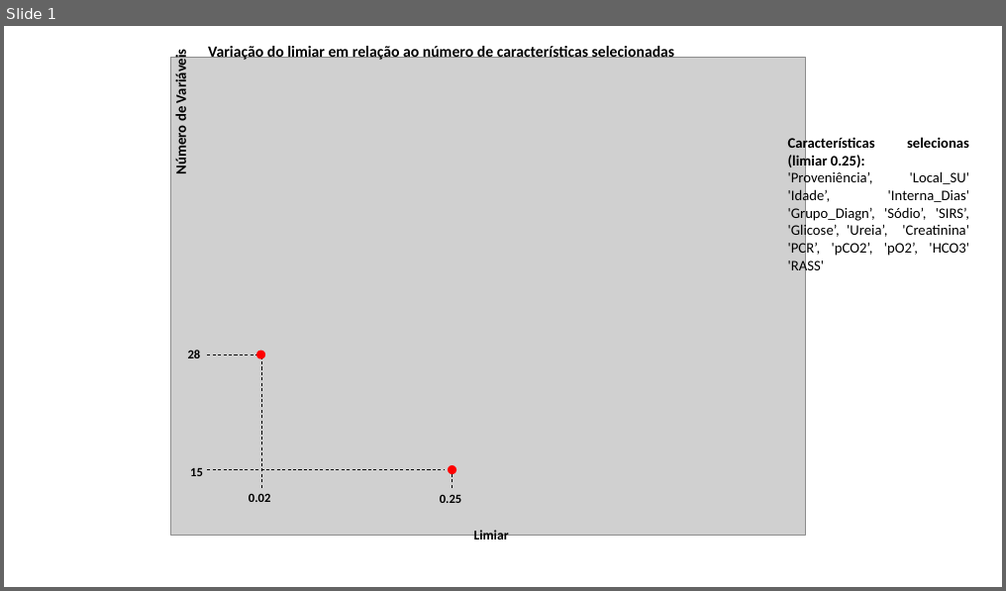
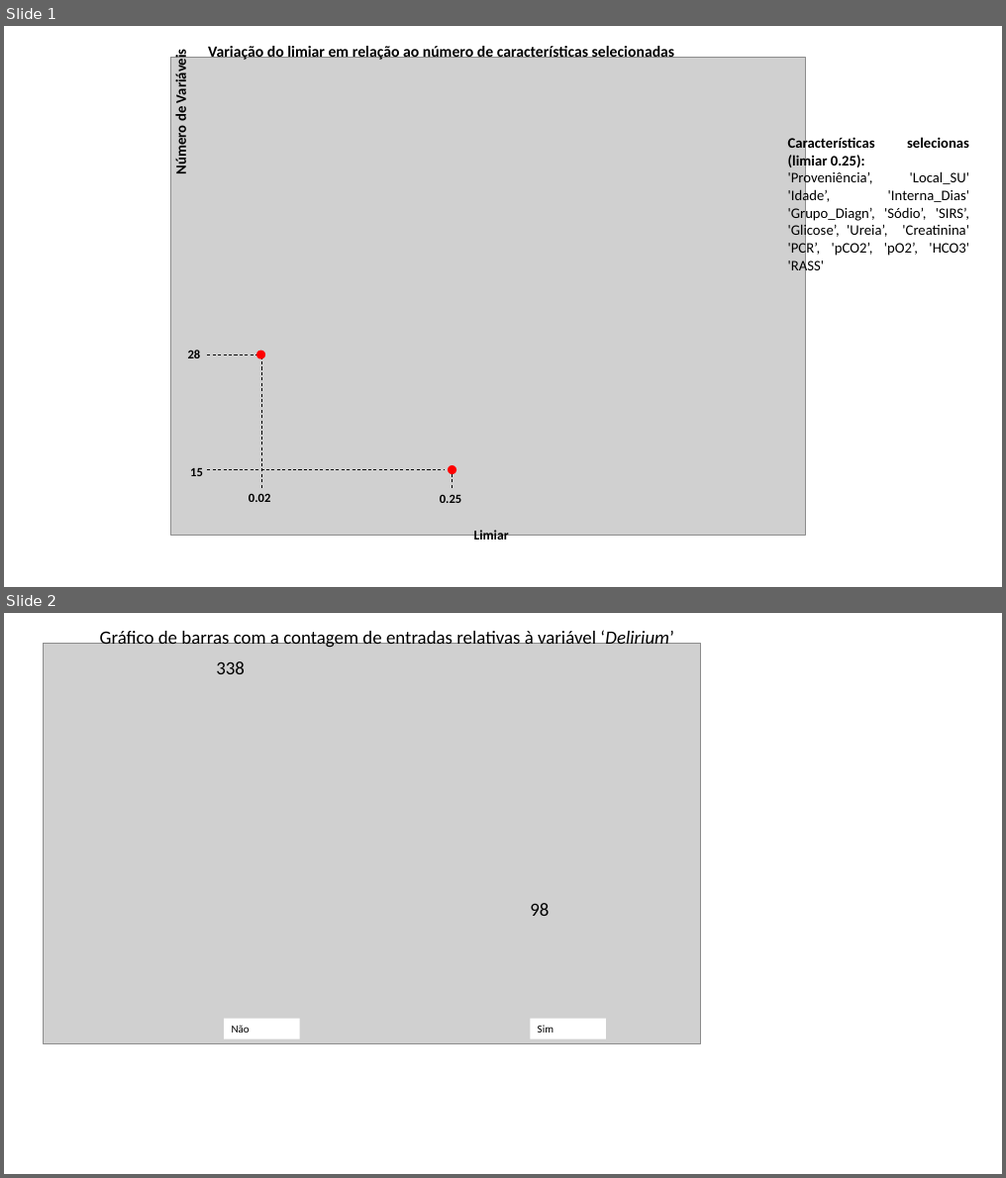
Before and after one commit to natawild/Dissertacao2021, a slide deck: ImagensDissertacao.pptx. Shown one above the other, each under a label of ours: slide 1 before the commit, slides 1 and 2 after it. The pictures are 1006x591 and 1006x1178 pixels, drawn with LibreOffice and Linux fonts; fonts in the diff are those of the drawing; grey boxes stand for pictures. Boxes give left, top, right and bottom in pixels: in the first picture for what was removed or moved away, otherwise in the second. Text is boxed around its words. In the diff, an @@ line names an element or a change of style, - is before the commit and + after.

```diff
--- a/ImagensDissertacao.pptx
+++ b/ImagensDissertacao.pptx
@@ slide 2 added at (4, 613, 1002, 1174), background #FFFFFF @@
@@ text added at (100, 629, 674, 647), 18 pt, text #000000 @@
+Gráfico de barras com a contagem de entradas relativas à variável ‘Delirium’
@@ picture added at (44, 644, 700, 1045) @@
@@ text added at (216, 662, 245, 674), 18 pt, text #000000 @@
+338
@@ text added at (530, 903, 548, 916), 18 pt, text #000000 @@
+98
@@ rectangle added at (224, 1019, 300, 1040), fill #FFFFFF, 10.5 pt, text #000000 @@
+Não
@@ rectangle added at (531, 1019, 606, 1040), fill #FFFFFF, 10.5 pt, text #000000 @@
+Sim
```
Also in this commit, not shown: 1 other file.
